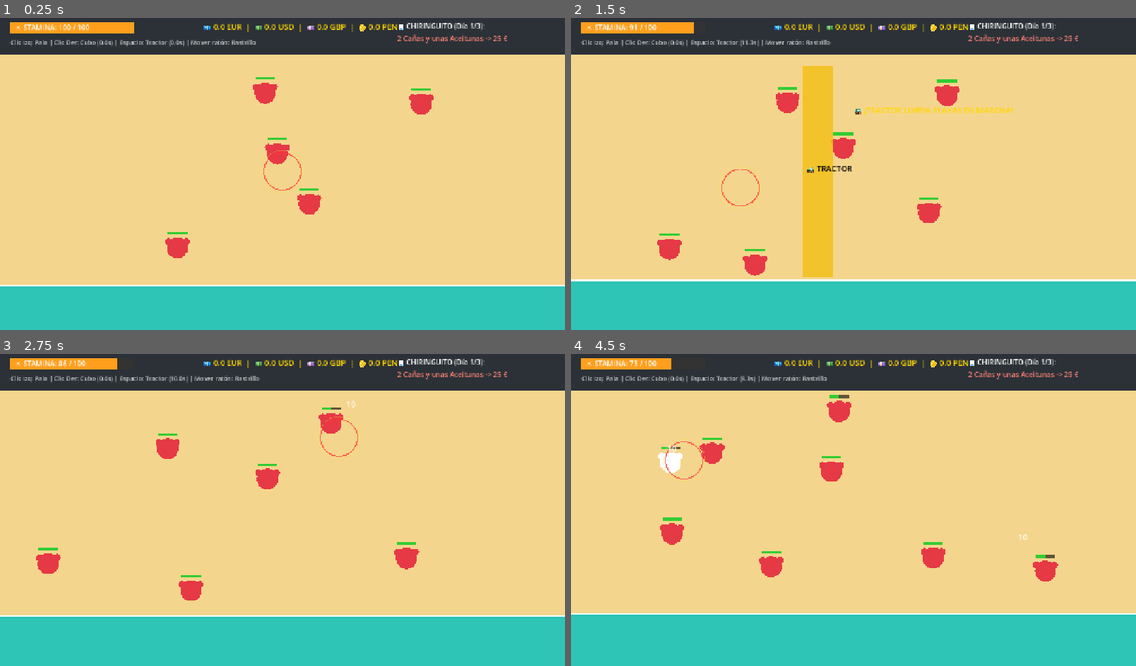
Above: before the commit, frames 1-4 (two rows, left to right).
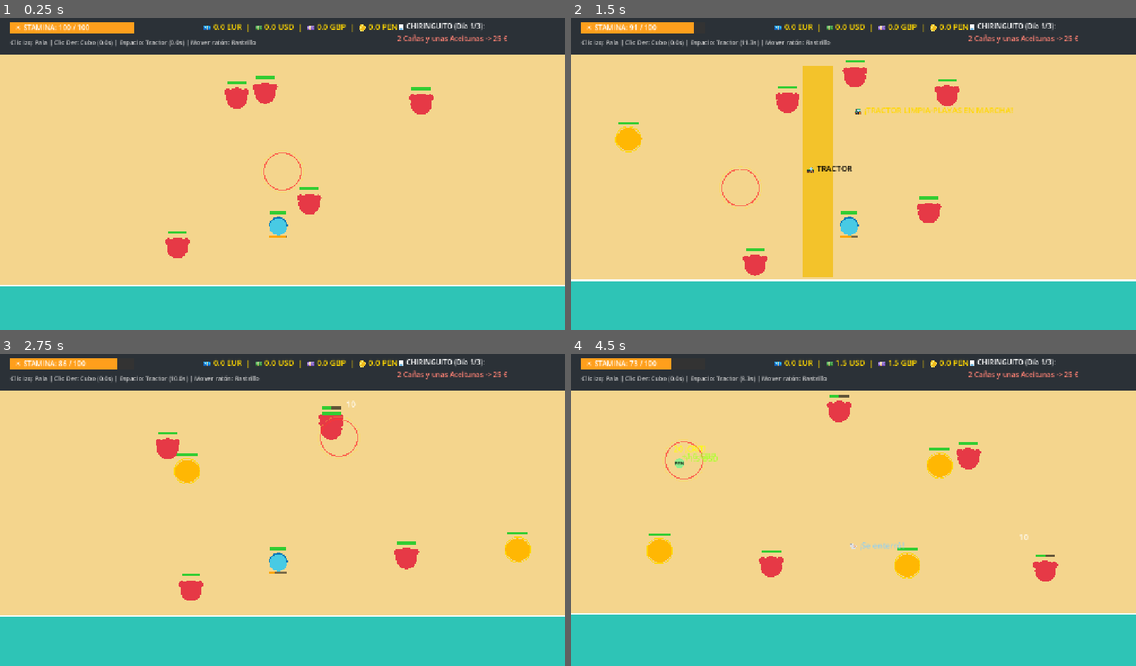
Above: after the commit, the same moments.

Repository: Suko-Dev20/chiringuito-must-be-paid
Game: Godot game, scene res://scenes/main/beach_round.tscn
Two runs of this game, one before a commit and one after it. Both use one fixed random seed, a clock stepped at 60 frames per second and the inputs below.
Inputs (mouse positions are in pixels of both pictures, inside the frame that each line leads up to):
- Up to frame 1 (0.25 s): no input
- Up to frame 2 (1.5 s): tap Enter at 0.5 s; move the mouse to (977, 155) at 0.52 s; click (977, 155) at 0.67 s; tap Space at 0.77 s; move the mouse to (740, 186) at 1.27 s; click (740, 186) at 1.42 s
- Up to frame 3 (2.75 s): tap Space at 1.52 s; move the mouse to (339, 438) at 2.02 s; click (339, 438) at 2.17 s
- Up to frame 4 (4.5 s): move the mouse to (825, 572) at 2.77 s; click (825, 572) at 2.92 s; tap Space at 3.02, 3.77 s; move the mouse to (1023, 553) at 3.52 s; click (1023, 553) at 3.67 s; move the mouse to (684, 460) at 4.27 s; click (684, 460) at 4.42 s

The runs differ from the first frame. In frame 1, 0.8% of the frame differs, in the area x 29-77%, y 18-71%; in frame 2, 1.3%; in frame 3, 1.5%; in frame 4, 2.8%, in the area x 13-86%, y 2-73%.

Commit message:
feat(issue-3): add Clam, Tourist Octopus and Golden Lobster marine fauna behaviors

Diff:
--- a/scripts/beach_round.gd
+++ b/scripts/beach_round.gd
@@ -1,6 +1,6 @@
 extends Node2D
 ## Escena principal de la ronda en la playa ("La Orilla")
-## Controla: Pala (Clic Izq), Cubo (Clic Der), Rastrillo (Imán al mover ratón) y Tractor.
+## Controla: Pala (Clic Izq), Cubo (Clic Der), Rastrillo (Imán al mover ratón), Tractor y Fauna Marina.
 
 var current_stamina: float = 100.0
 var max_stamina: float = 100.0
@@ -34,9 +34,10 @@
 	crabs.clear()
 	coins.clear()
 	floating_texts.clear()
-	# Spawnear primeros cangrejos al empezar el día
+	# Spawnear primeros bichos al empezar el día
 	for i in range(4):
-		spawn_crab()
+		spawn_crab("crab")
+	spawn_crab("clam")
 
 func _process(delta: float) -> void:
 	wave_time += delta
@@ -89,7 +90,7 @@
 		actual_radius *= 1.6
 		_spawn_text(pos + Vector2(0, -55), "🚀 ¡COHETE TRICOLOR! Onda Expansiva", Color.DEEP_PINK)
 
-	# Buscar cuántos cangrejos hay dentro del golpe (para la subrama de Multigolpe)
+	# Buscar cuántos bichos hay dentro del golpe (para la subrama de Multigolpe)
 	var hit_indices: Array[int] = []
 	for i in range(crabs.size()):
 		if crabs[i]["pos"].distance_to(pos) <= actual_radius + crabs[i]["radius"]:
@@ -120,15 +121,39 @@
 		_spawn_text(Vector2(640, 320), "¡AGOTADO POR EL SOL! Fin del Día", Color.ORANGE_RED)
 
 func _on_crab_caught(crab: Dictionary) -> void:
-	# Soltar monedas de turistas en la arena (mejorable con "Playa Internacional")
+	# Soltar monedas de turistas en la arena según el tipo de fauna marina y "Playa Internacional"
 	var extra_drops: int = GameState.upgrades["tourist_currencies"]
-	var drops: int = randi_range(2, 4) + int(extra_drops / 2.0)
-	var val_boost: float = 1.0 + (extra_drops * 0.25)
+	var kind: String = crab.get("kind", "crab")
+	var base_min: int = 2
+	var base_max: int = 4
+	var kind_val_mult: float = 1.0
+	var spread: float = 35.0
+
+	if kind == "clam":
+		base_min = 3
+		base_max = 5
+		kind_val_mult = 1.6
+		_spawn_text(crab["pos"] + Vector2(0, -32), "🐚 ¡Coquina desenterrada!", Color.AQUA)
+	elif kind == "octopus":
+		base_min = 7
+		base_max = 10
+		kind_val_mult = 1.4
+		spread = 65.0
+		_spawn_text(crab["pos"] + Vector2(0, -45), "🐙 ¡EXPLOSIÓN DE DIVISAS TURISTAS!", Color.VIOLET)
+	elif kind == "lobster":
+		base_min = 5
+		base_max = 7
+		kind_val_mult = 3.0
+		spread = 50.0
+		_spawn_text(crab["pos"] + Vector2(0, -45), "🦞 ¡LANGOSTA DORADA! Botín x3", Color.GOLD)
+
+	var drops: int = randi_range(base_min, base_max) + int(extra_drops / 2.0)
+	var val_boost: float = (1.0 + (extra_drops * 0.25)) * kind_val_mult
 	for i in range(drops):
 		var currency_options: Array[String] = ["EUR", "USD", "GBP", "PEN"]
 		var chosen_code: String = currency_options.pick_random()
 		coins.append({
-			"pos": crab["pos"] + Vector2(randf_range(-35, 35), randf_range(-25, 25)),
+			"pos": crab["pos"] + Vector2(randf_range(-spread, spread), randf_range(-spread * 0.7, spread * 0.7)),
 			"code": chosen_code,
 			"value": randf_range(1.0, 3.0) * val_boost
 		})
@@ -176,34 +201,104 @@
 	GameState.add_currency(c["code"], snappedf(c["value"], 0.5))
 	_spawn_text(c["pos"], "+%.1f %s" % [c["value"], c["code"]], Color.GREEN_YELLOW)
 
-# --- Spawner y Movimiento de Cangrejos ---
+# --- Spawner y Comportamientos de Fauna Marina (Issue #3) ---
 
 func _update_spawner(delta: float) -> void:
 	spawn_timer -= delta
-	var interval: float = maxf(0.35, 1.4 - (GameState.upgrades["crab_spawn_rate"] * 0.15))
-	if spawn_timer <= 0.0 and crabs.size() < 18:
+	var interval: float = maxf(0.35, 1.35 - (GameState.upgrades["crab_spawn_rate"] * 0.14))
+	if spawn_timer <= 0.0 and crabs.size() < 20:
 		spawn_crab()
 		spawn_timer = interval
 
-func spawn_crab() -> void:
-	crabs.append({
-		"pos": Vector2(randf_range(120, 1160), randf_range(160, 560)),
-		"vel": Vector2(randf_range(-95, 95), randf_range(-40, 40)),
-		"hp": 20.0,
-		"max_hp": 20.0,
-		"radius": 24.0,
-		"hit_flash": 0.0
-	})
+func spawn_crab(forced_kind: String = "") -> void:
+	var kind: String = forced_kind
+	if kind == "":
+		var roll: float = randf()
+		if roll < 0.08:
+			kind = "lobster"  # 8% Langosta Dorada (rara y veloz)
+		elif roll < 0.22:
+			kind = "octopus"  # 14% Pulpo Turista (tanque ideal para el Cubo)
+		elif roll < 0.45:
+			kind = "clam"     # 23% Almeja / Coquina (se entierra rápido)
+		else:
+			kind = "crab"     # 55% Cangrejo Común
+
+	if kind == "clam":
+		crabs.append({
+			"kind": "clam",
+			"pos": Vector2(randf_range(120, 1160), randf_range(430, 565)),
+			"vel": Vector2.ZERO,
+			"hp": 22.0,
+			"max_hp": 22.0,
+			"radius": 20.0,
+			"hit_flash": 0.0,
+			"bury_timer": 3.8,
+			"max_bury": 3.8
+		})
+	elif kind == "octopus":
+		crabs.append({
+			"kind": "octopus",
+			"pos": Vector2(randf_range(150, 1130), randf_range(180, 500)),
+			"vel": Vector2(randf_range(-42, 42), randf_range(-28, 28)),
+			"hp": 75.0,
+			"max_hp": 75.0,
+			"radius": 38.0,
+			"hit_flash": 0.0
+		})
+	elif kind == "lobster":
+		var from_left: bool = randf() < 0.5
+		var start_x: float = 95.0 if from_left else 1185.0
+		var dir_x: float = 1.0 if from_left else -1.0
+		crabs.append({
+			"kind": "lobster",
+			"pos": Vector2(start_x, randf_range(170, 520)),
+			"vel": Vector2(235.0 * dir_x, randf_range(-25, 25)),
+			"hp": 30.0,
+			"max_hp": 30.0,
+			"radius": 26.0,
+			"hit_flash": 0.0
+		})
+	else:
+		crabs.append({
+			"kind": "crab",
+			"pos": Vector2(randf_range(120, 1160), randf_range(160, 560)),
+			"vel": Vector2(randf_range(-95, 95), randf_range(-40, 40)),
+			"hp": 20.0,
+			"max_hp": 20.0,
+			"radius": 24.0,
+			"hit_flash": 0.0
+		})
 
 func _update_crabs(delta: float) -> void:
-	for c in crabs:
+	for i in range(crabs.size() - 1, -1, -1):
+		var c: Dictionary = crabs[i]
+		var kind: String = c.get("kind", "crab")
 		c["pos"] += c["vel"] * delta
-		if c["pos"].x < 90.0 or c["pos"].x > 1190.0:
-			c["vel"].x *= -1.0
-		if c["pos"].y < 140.0 or c["pos"].y > 580.0:
-			c["vel"].y *= -1.0
+
 		if c["hit_flash"] > 0.0:
 			c["hit_flash"] = maxf(0.0, c["hit_flash"] - delta)
+
+		# Comportamiento específico de Almeja / Coquina (se entierra en la arena)
+		if kind == "clam":
+			c["bury_timer"] -= delta
+			if c["bury_timer"] <= 0.0:
+				_spawn_text(c["pos"], "🐚 ¡Se enterró!", Color.LIGHT_SKY_BLUE)
+				crabs.remove_at(i)
+				continue
+
+		# Comportamiento de Langosta Dorada (cruza la playa y escapa si llega al otro borde)
+		if kind == "lobster":
+			if c["pos"].x < 70.0 or c["pos"].x > 1210.0:
+				_spawn_text(c["pos"].clamp(Vector2(100, 150), Vector2(1180, 560)), "🦞 ¡La Langosta escapó!", Color.ORANGE)
+				crabs.remove_at(i)
+				continue
+			if c["pos"].y < 140.0 or c["pos"].y > 580.0:
+				c["vel"].y *= -1.0
+		else:
+			if c["pos"].x < 90.0 or c["pos"].x > 1190.0:
+				c["vel"].x *= -1.0
+			if c["pos"].y < 140.0 or c["pos"].y > 580.0:
+				c["vel"].y *= -1.0
 
 func _update_cooldowns(delta: float) -> void:
 	bucket_cooldown = maxf(0.0, bucket_cooldown - delta)
@@ -239,18 +334,46 @@
 		draw_circle(c["pos"], 11.0, col)
 		draw_string(font, c["pos"] + Vector2(-12, 4), c["code"], HORIZONTAL_ALIGNMENT_LEFT, -1, 11, Color.BLACK)
 
-	# 3. Cangrejos
+	# 3. Fauna Marina (Cangrejos, Almejas, Pulpos Turistas y Langostas Doradas)
 	for crab in crabs:
 		var p: Vector2 = crab["pos"]
-		var body_col: Color = Color.WHITE if crab["hit_flash"] > 0.0 else Color("#e63946")
-		# Pinzas y cuerpo
-		draw_circle(p + Vector2(-20, -14), 8.0, body_col)
-		draw_circle(p + Vector2(20, -14), 8.0, body_col)
-		draw_circle(p, crab["radius"], body_col)
-		# Barra de vida del cangrejo
+		var kind: String = crab.get("kind", "crab")
+		var flash: bool = crab["hit_flash"] > 0.0
+
+		if kind == "clam":
+			var col: Color = Color.WHITE if flash else Color("#48cae4")
+			draw_circle(p, crab["radius"], col)
+			draw_arc(p, crab["radius"], PI, TAU, 16, Color("#0077b6"), 3.0)
+			# Barra de tiempo antes de que se entierre
+			var bury_ratio: float = clampf(crab["bury_timer"] / crab["max_bury"], 0.0, 1.0)
+			draw_rect(Rect2(p.x - 20, p.y + 22, 40, 5), Color(0, 0, 0, 0.5))
+			draw_rect(Rect2(p.x - 20, p.y + 22, 40 * bury_ratio, 5), Color.ORANGE)
+		elif kind == "octopus":
+			var col: Color = Color.WHITE if flash else Color("#9b5de5")
+			# Tentáculos animados alrededor del Pulpo Turista
+			for t in range(6):
+				var angle: float = (TAU / 6.0) * t + sin(wave_time * 3.5 + t) * 0.25
+				var t_pos: Vector2 = p + Vector2(cos(angle), sin(angle)) * 34.0
+				draw_circle(t_pos, 10.0, col)
+			draw_circle(p, crab["radius"], col)
+			draw_string(font, p + Vector2(-14, 6), "🐙", HORIZONTAL_ALIGNMENT_LEFT, -1, 22, Color.WHITE)
+		elif kind == "lobster":
+			var col: Color = Color.WHITE if flash else Color("#ffb703")
+			draw_circle(p + Vector2(-14, 0), 16.0, col)
+			draw_circle(p + Vector2(14, 0), 16.0, col)
+			draw_circle(p, crab["radius"], col)
+			draw_arc(p, crab["radius"] + 3.0, 0, TAU, 24, Color.GOLD, 2.0)
+		else:
+			var body_col: Color = Color.WHITE if flash else Color("#e63946")
+			draw_circle(p + Vector2(-20, -14), 8.0, body_col)
+			draw_circle(p + Vector2(20, -14), 8.0, body_col)
+			draw_circle(p, crab["radius"], body_col)
+
+		# Barra de vida
 		var hp_ratio: float = clampf(crab["hp"] / crab["max_hp"], 0.0, 1.0)
-		draw_rect(Rect2(p.x - 22, p.y - 36, 44, 6), Color(0, 0, 0, 0.6))
-		draw_rect(Rect2(p.x - 22, p.y - 36, 44 * hp_ratio, 6), Color.LIME_GREEN)
+		var bar_w: float = crab["radius"] * 1.8
+		draw_rect(Rect2(p.x - bar_w * 0.5, p.y - crab["radius"] - 14, bar_w, 6), Color(0, 0, 0, 0.6))
+		draw_rect(Rect2(p.x - bar_w * 0.5, p.y - crab["radius"] - 14, bar_w * hp_ratio, 6), Color.LIME_GREEN)
 
 	# 4. Tractor Limpia-Playas
 	if tractor_active:
